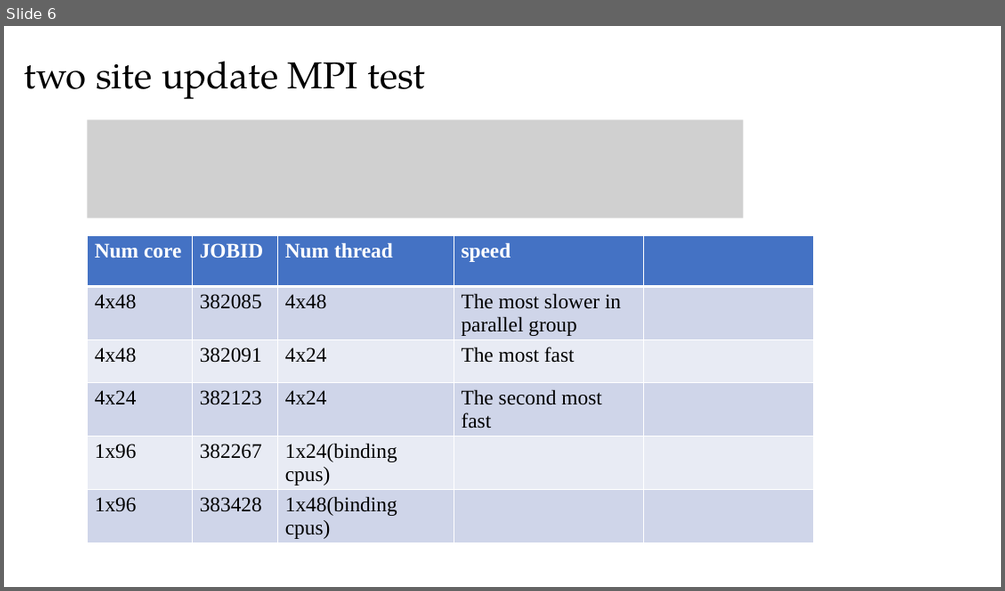
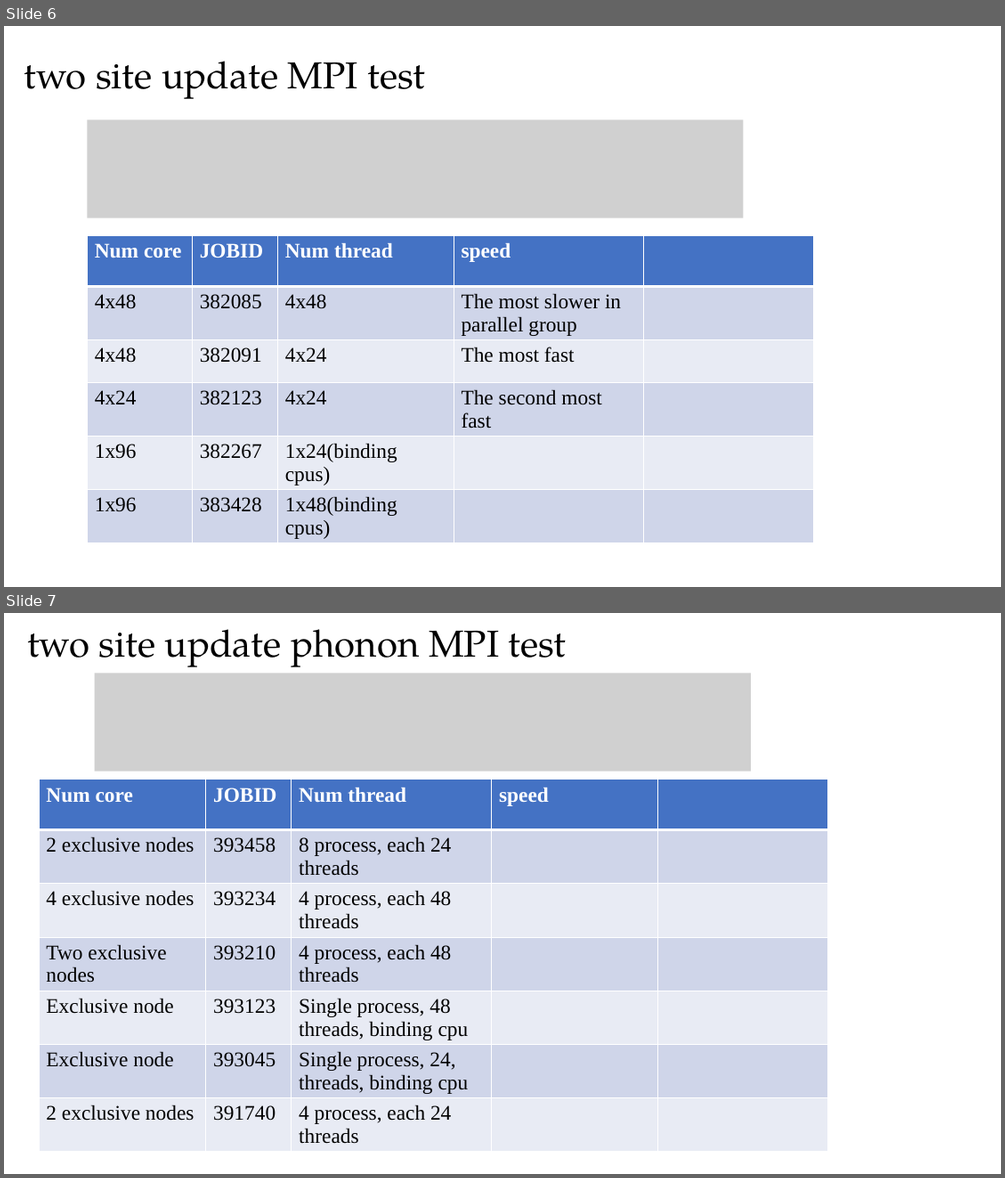
Before and after one commit to QuantumLiquids/SSH-Hubbard, a slide deck: note/Technical-Note.pptx. Shown one above the other, each under a label of ours: slide 6 before the commit, slides 6 and 7 after it. The pictures are 1005x591 and 1005x1178 pixels, drawn with LibreOffice and Linux fonts; fonts in the diff are those of the drawing; grey boxes stand for pictures. Boxes give left, top, right and bottom in pixels: in the first picture for what was removed or moved away, otherwise in the second. Text is boxed around its words. In the diff, an @@ line names an element or a change of style, - is before the commit and + after.

```diff
--- a/note/Technical-Note.pptx
+++ b/note/Technical-Note.pptx
@@ slide 7 added at (4, 613, 1001, 1174), background #FFFFFF @@
@@ title added at (27, 629, 566, 667), 36 pt, text #000000 @@
+two site update phonon MPI test
@@ picture added at (95, 673, 751, 771) @@
@@ table added at (39, 779, 826, 1174), 7 rows, 5 columns @@
+Num core | JOBID | Num thread | speed | 
+2 exclusive nodes | 393458 | 8 process, each 24 threads |  | 
+4 exclusive nodes | 393234 | 4 process, each 48 threads |  | 
+Two exclusive nodes | 393210 | 4 process, each 48 threads |  | 
+Exclusive node | 393123 | Single process, 48 threads, binding cpu |  | 
+Exclusive node | 393045 | Single process, 24, threads, binding cpu |  | 
+2 exclusive nodes | 391740 | 4 process, each 24 threads |  | 
```
Also in this commit, not shown: 8 other files.
